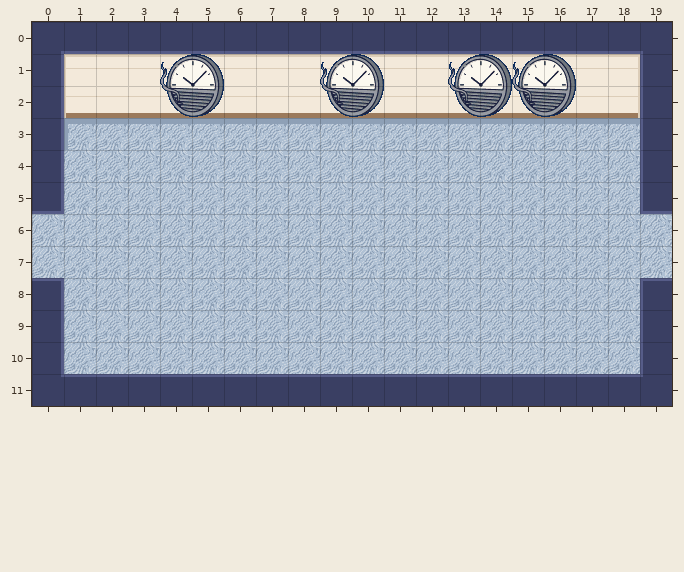
A Tiled map (JSON) gets an edit: public/assets/maps/brain/open-office.tmj. Above, as it was before the edit.
Cells are 32x32 px. Shown: x 0..19, y 0..11.
The result:
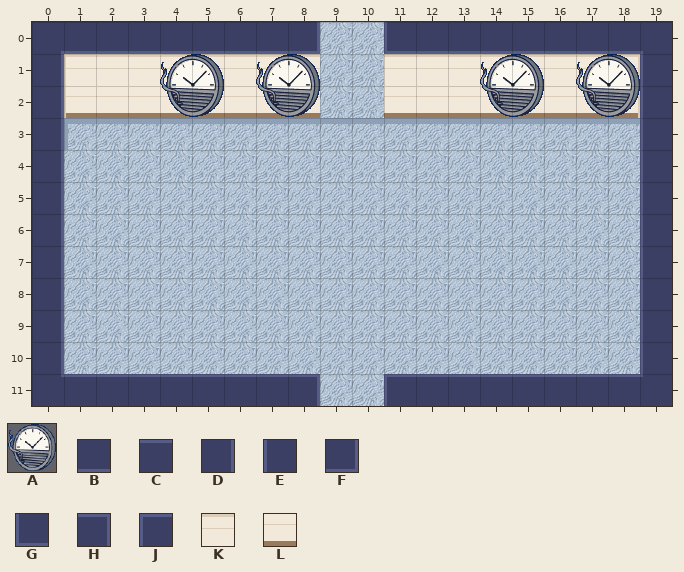
Key: from "props-brain": A 0 "prop-clock-vent"; from "tiles-brain-struct": B 8, C 9, D 10, E 11, F 12, G 13, H 14, J 15, K 33, L 37.
_ is an empty cell.
Objects are placed by their top-left corner, in cells (3,4 is the top-left corner of cell 3,4); size is 1x1 cell unless given.
From old to new:
Layer "walls":
The edit turns tile F into tile D in row 5 at x 0.
The edit turns tile H into tile D in row 8 at x 0.
There is now tile D in rows 6 to 7 at x 0.
The edit turns tile G into tile E in row 5 at x 19.
The edit turns tile J into tile E in row 8 at x 19.
There is now tile E in rows 6 to 7 at x 19.
The edit turns tile B into tile F in row 0 at x 8.
The edit turns tile B into tile G in row 0 at x 11.
The edit turns tile C into tile H in row 11 at x 8.
The edit turns tile C into tile J in row 11 at x 11.
Tile B is removed in row 0 at x 9 to 10.
Tile C is removed in row 11 at x 9 to 10.
Tile K is removed in row 1 at x 9 to 10.
Tile L is removed in row 2 at x 9 to 10.
Layer "props":
Object A "clock-vent" at 9,1 size 2x2 becomes A "clock-vent" at 14,1 size 2x2.
Layer "variant:sleep_debt_2/props":
Object A "clock-vent" at 13,1 size 2x2 becomes A "clock-vent" at 7,1 size 2x2.
Object A "clock-vent" at 15,1 size 2x2 becomes A "clock-vent" at 17,1 size 2x2.
Pixel boxes of the changes (left, top, right, bottom) in both pictures:
changed: (256, 22, 387, 118)
changed: (448, 54, 640, 117)
changed: (32, 211, 64, 281)
changed: (640, 211, 672, 281)
changed: (317, 374, 387, 406)
